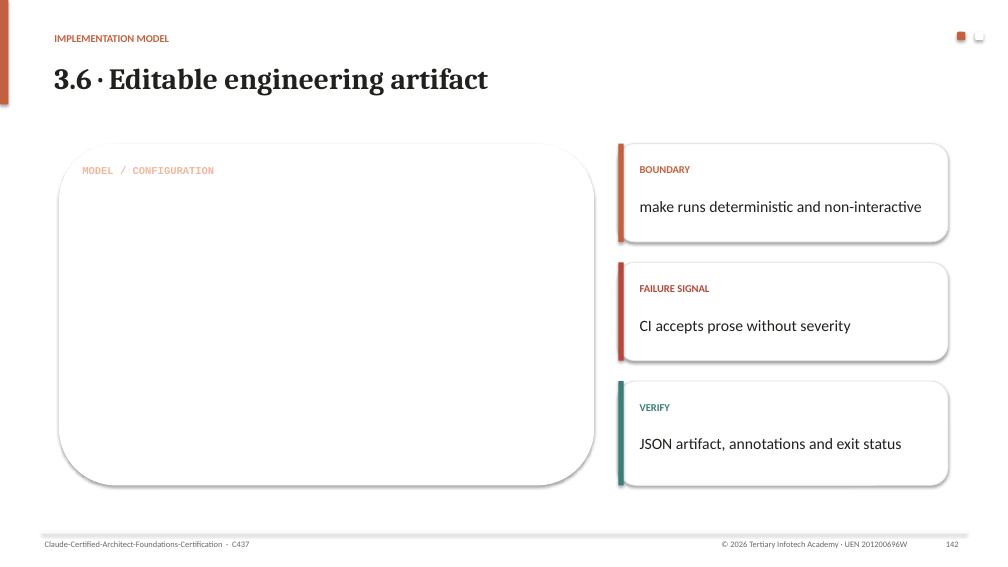
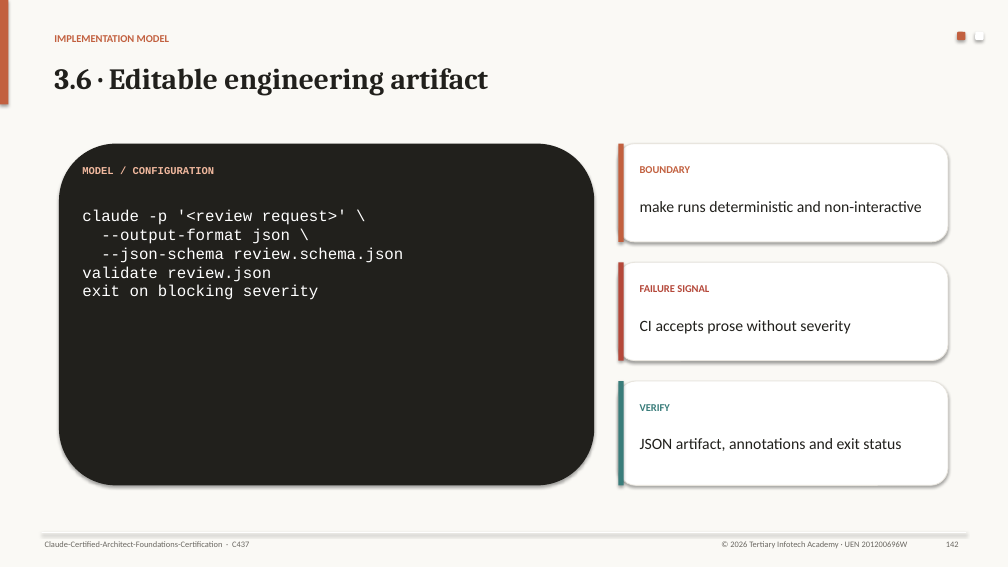
Before and after one commit to tertiarycourses/C437-Claude-Certified-Architect-Foundations-Certification, a slide deck: slide 142 of courseware/C437-Claude-Certified-Architect-Foundations-Certification-Trainer-Slides-v2.0.pptx. Drawn at 1008x567 pixels with LibreOffice and Linux fonts; fonts in the diff are those of the drawing. Boxes give left, top, right and bottom in pixels: in the first picture for what was removed or moved away, otherwise in the second. Text is boxed around its words. In the diff, an @@ line names an element or a change of style, - is before the commit and + after.

```diff
--- a/courseware/C437-Claude-Certified-Architect-Foundations-Certification-Trainer-Slides-v2.0.pptx
+++ b/courseware/C437-Claude-Certified-Architect-Foundations-Certification-Trainer-Slides-v2.0.pptx
@@ rectangle at (0,0,1008,567): fill #FFFFFF to #FAF9F5 @@
@@ rounded rectangle at (59,144,594,485): fill #FFFFFF to #21201C @@
@@ text added at (82,209,403,300), 15 pt, text #FFFFFF @@
+claude -p '<review request>' \
+--output-format json \
+--json-schema review.schema.json
+validate review.json
+exit on blocking severity
```
Also in this commit, not shown: 243 other slides changed, 1 other file.
